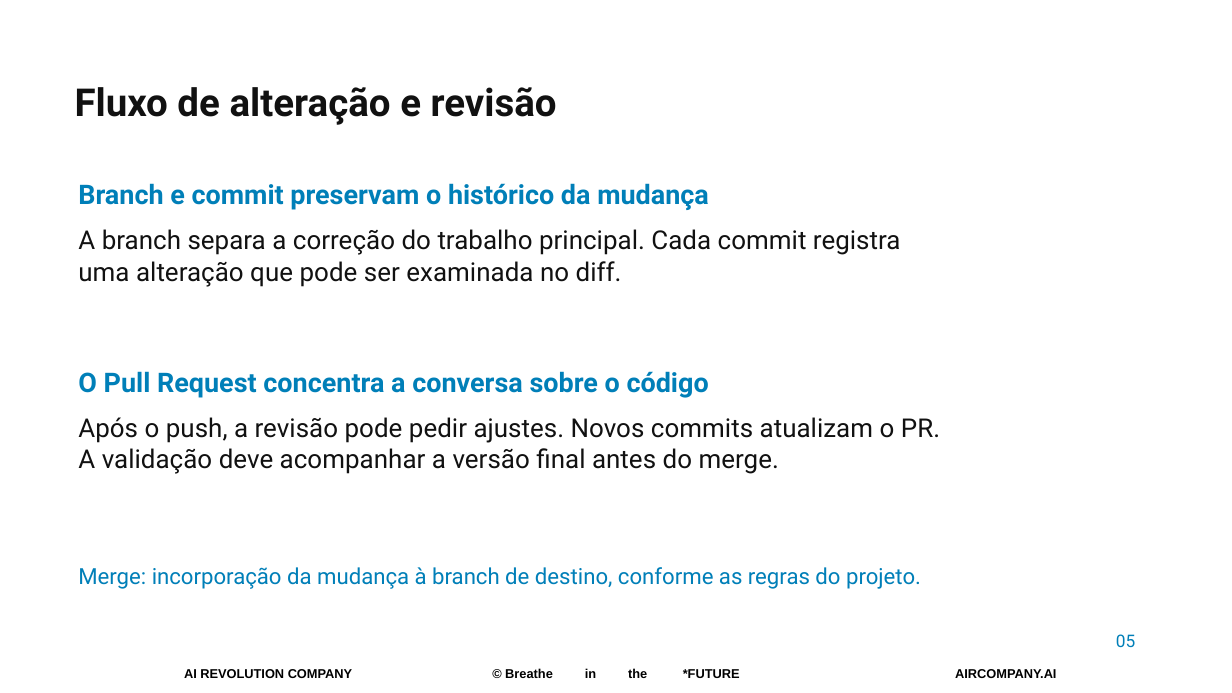
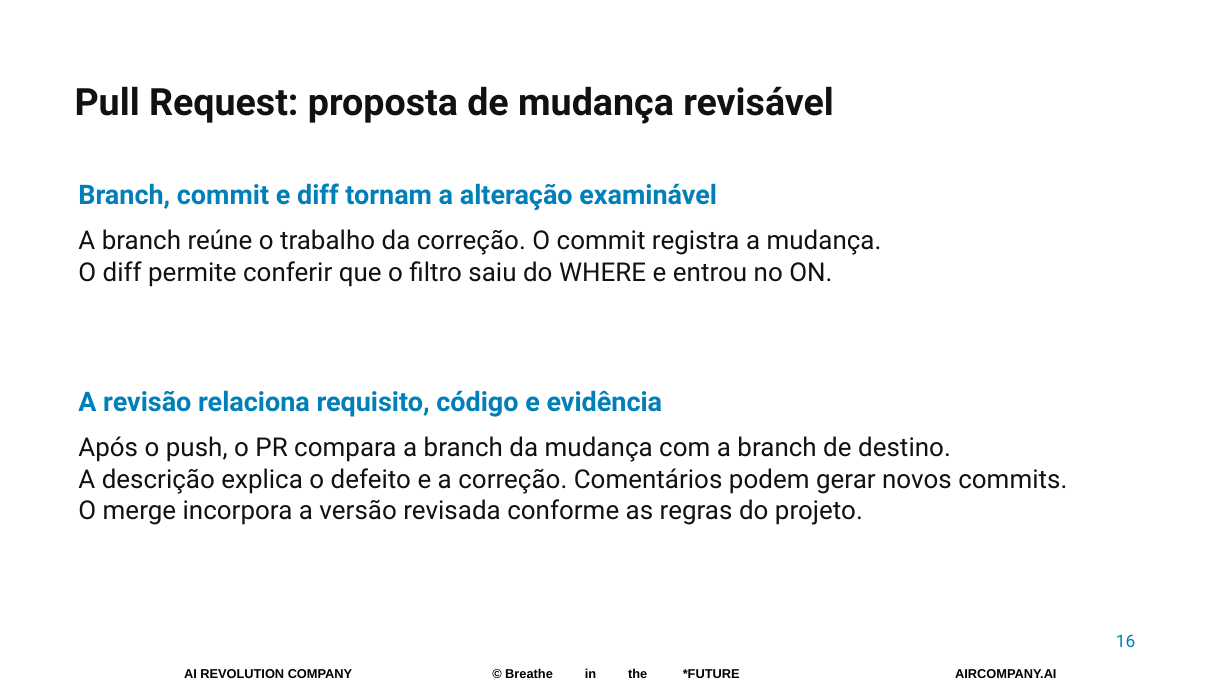
Before and after one commit to pedropalmieri/workshop4-pr-sql-ia, a slide deck: slide 16 of materiais/Workshop4-19nov2026.pptx (slide 5 before the commit). Drawn at 1232x693 pixels with LibreOffice and Linux fonts; fonts in the diff are those of the drawing; background and template pictures are left out. Boxes give left, top, right and bottom in pixels: in the first picture for what was removed or moved away, otherwise in the second. Text is boxed around its words. In the diff, an @@ line names an element or a change of style, - is before the commit and + after.

```diff
--- a/materiais/Workshop4-19nov2026.pptx
+++ b/materiais/Workshop4-19nov2026.pptx
@@ text at (75, 86, 834, 124): text changed; size 30 to 29.2 pt @@
-Fluxo de alteração e revisão
+Pull Request: proposta de mudança revisável
@@ text at (78, 183, 717, 210): text changed @@
-Branch e commit preservam o histórico da mudança
+Branch, commit e diff tornam a alteração examinável
@@ text at (78, 229, 882, 287): text changed @@
-A branch separa a correção do trabalho principal. Cada commit registra
-uma alteração que pode ser examinada no diff.
+A branch reúne o trabalho da correção. O commit registra a mudança.
+O diff permite conferir que o filtro saiu do WHERE e entrou no ON.
@@ text at (78, 390, 663, 417): text changed @@
-O Pull Request concentra a conversa sobre o código
+A revisão relaciona requisito, código e evidência
@@ text at (78, 436, 1067, 525): text changed @@
-Após o push, a revisão pode pedir ajustes. Novos commits atualizam o PR.
-A validação deve acompanhar a versão final antes do merge.
+Após o push, o PR compara a branch da mudança com a branch de destino.
+A descrição explica o defeito e a correção. Comentários podem gerar novos commits.
+O merge incorpora a versão revisada conforme as regras do projeto.
@@ text removed at (78, 567, 921, 589) @@
-Merge: incorporação da mudança à branch de destino, conforme as regras do projeto.
@@ text at (1116, 634, 1135, 647): text changed @@
-05
+16
```
Also in this commit, not shown: 2 other slides changed, 20 slides added, 11 slides removed.
